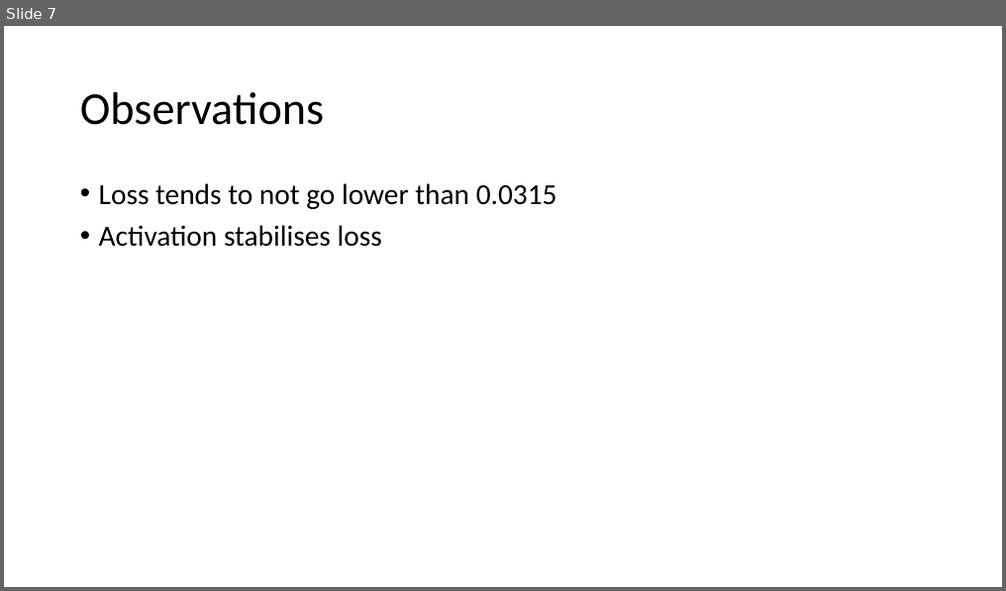
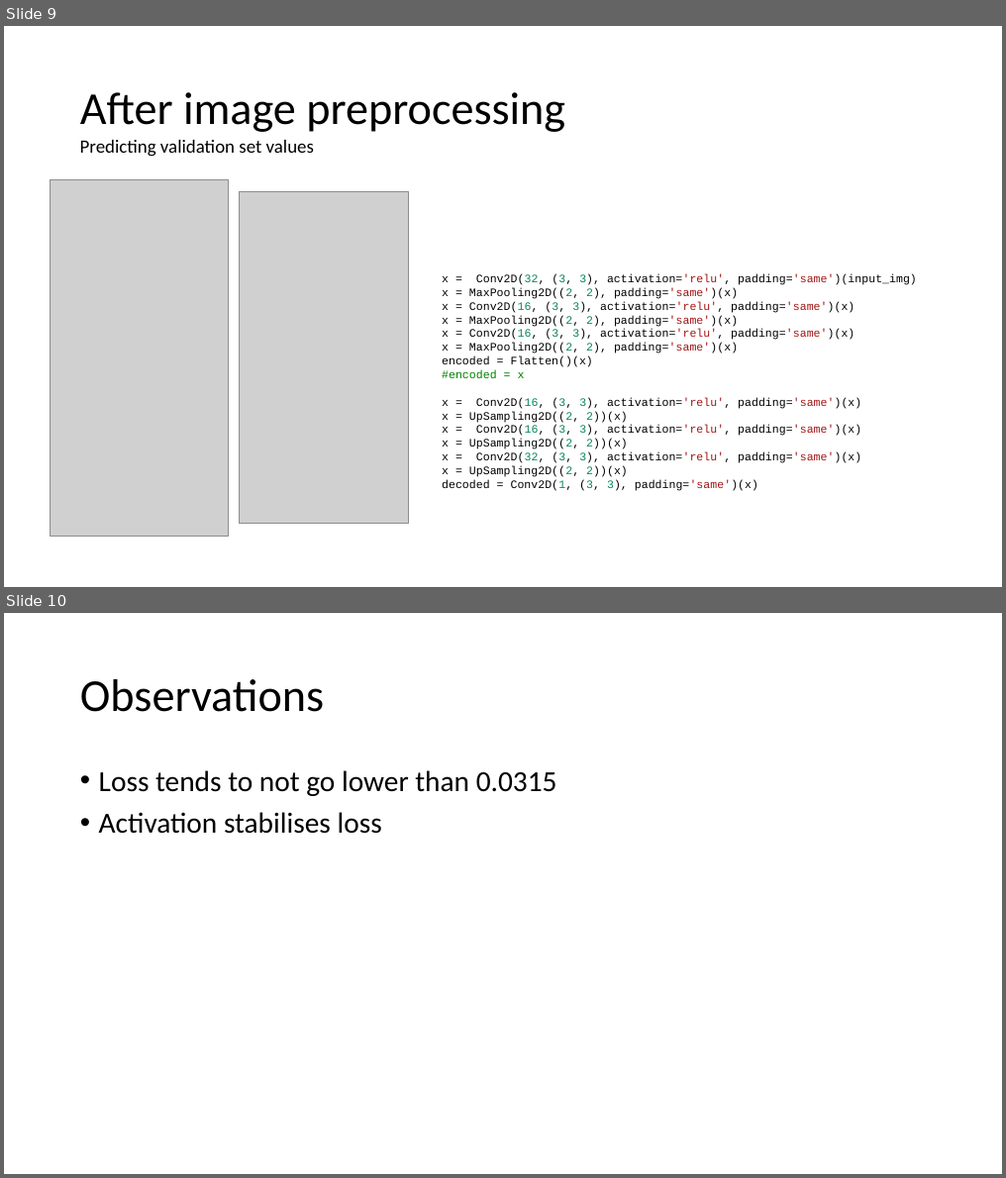
Before and after one commit to leonore/deep-learning-for-immune-cells, a slide deck: data/autoencoder_tuning.pptx. Shown one above the other, each under a label of ours: slide 7 before the commit, slides 9 and 10 after it. The pictures are 1006x591 and 1006x1178 pixels, drawn with LibreOffice and Linux fonts; fonts in the diff are those of the drawing; grey boxes stand for pictures. Boxes give left, top, right and bottom in pixels: in the first picture for what was removed or moved away, otherwise in the second. Text is boxed around its words. In the diff, an @@ line names an element or a change of style, - is before the commit and + after.

Commit message:
image preprocessing for autoencoder improvement

```diff
--- a/data/autoencoder_tuning.pptx
+++ b/data/autoencoder_tuning.pptx
@@ slide 9 added at (4,26,1002,587), background #FFFFFF @@
@@ title added at (80,92,565,132), 44 pt, text #000000 @@
+After image preprocessing
@@ text added at (80,140,314,157), 18 pt, text #000000 @@
+Predicting validation set values
@@ picture added at (50,180,229,537) @@
@@ picture added at (239,192,408,524) @@
@@ text added at (442,274,917,491), 11 pt, text #000000 @@
+x = Conv2D(32, (3, 3), activation='relu', padding='same')(input_img)
+x = MaxPooling2D((2, 2), padding='same')(x)
+x = Conv2D(16, (3, 3), activation='relu', padding='same')(x)
+x = MaxPooling2D((2, 2), padding='same')(x)
+x = Conv2D(16, (3, 3), activation='relu', padding='same')(x)
+x = MaxPooling2D((2, 2), padding='same')(x)
+encoded = Flatten()(x)
+#encoded = x
+x = Conv2D(16, (3, 3), activation='relu', padding='same')(x)
+x = UpSampling2D((2, 2))(x)
+x = Conv2D(16, (3, 3), activation='relu', padding='same')(x)
+x = UpSampling2D((2, 2))(x)
+x = Conv2D(32, (3, 3), activation='relu', padding='same')(x)
+x = UpSampling2D((2, 2))(x)
+decoded = Conv2D(1, (3, 3), padding='same')(x)
@@ what was slide 7 is now slide 10 @@
```
Also in this commit, not shown: 1 slide changed, 2 other slides added, 2 other files.
